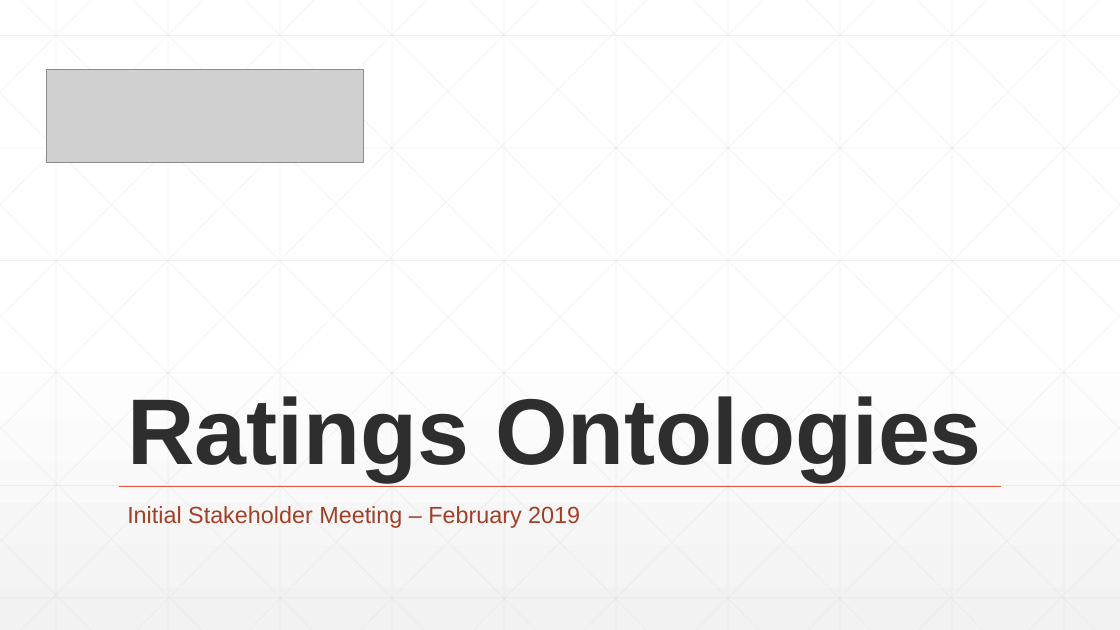
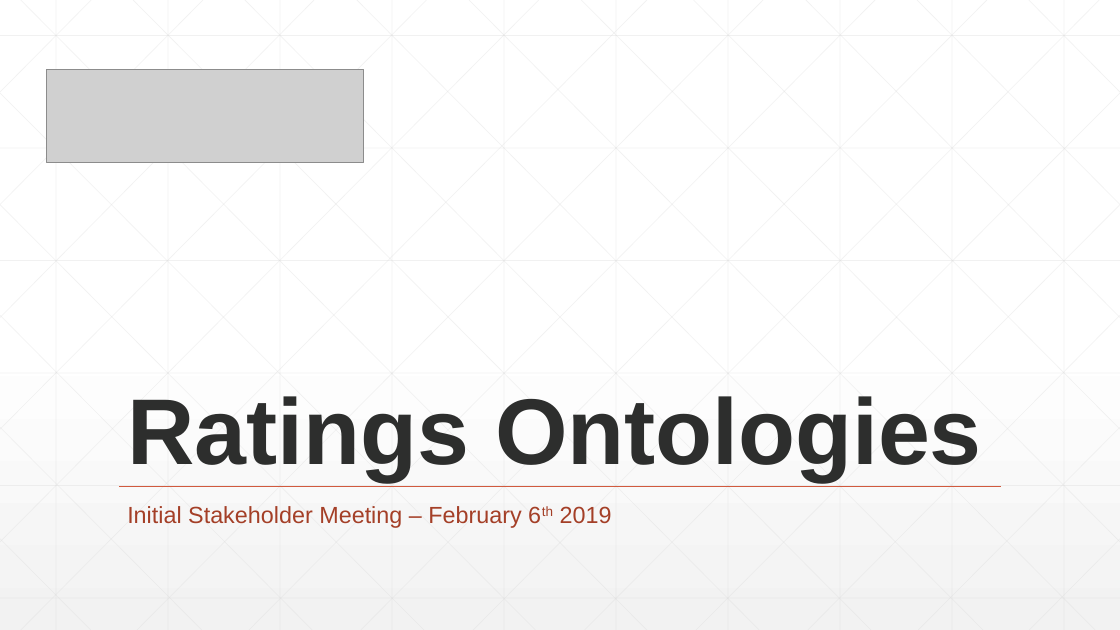
Before and after one commit to przemekgradzki/fibo, a slide deck: slide 1 of fnd/Arrangements/TempArtifacts/Ratings Process Introduction.pptx. Drawn at 1120x630 pixels with LibreOffice and Linux fonts; fonts in the diff are those of the drawing; grey boxes stand for pictures. Boxes give left, top, right and bottom in pixels: in the first picture for what was removed or moved away, otherwise in the second. Text is boxed around its words. In the diff, an @@ line names an element or a change of style, - is before the commit and + after.

```diff
--- a/fnd/Arrangements/TempArtifacts/Ratings Process Introduction.pptx
+++ b/fnd/Arrangements/TempArtifacts/Ratings Process Introduction.pptx
@@ subtitle at (x1=127, y1=506, x2=612, y2=528): text changed @@
-Initial Stakeholder Meeting – February 2019
+Initial Stakeholder Meeting – February 6th 2019
```
Also in this commit, not shown: 2 other slides changed, 1 slide added, 1 other file.
